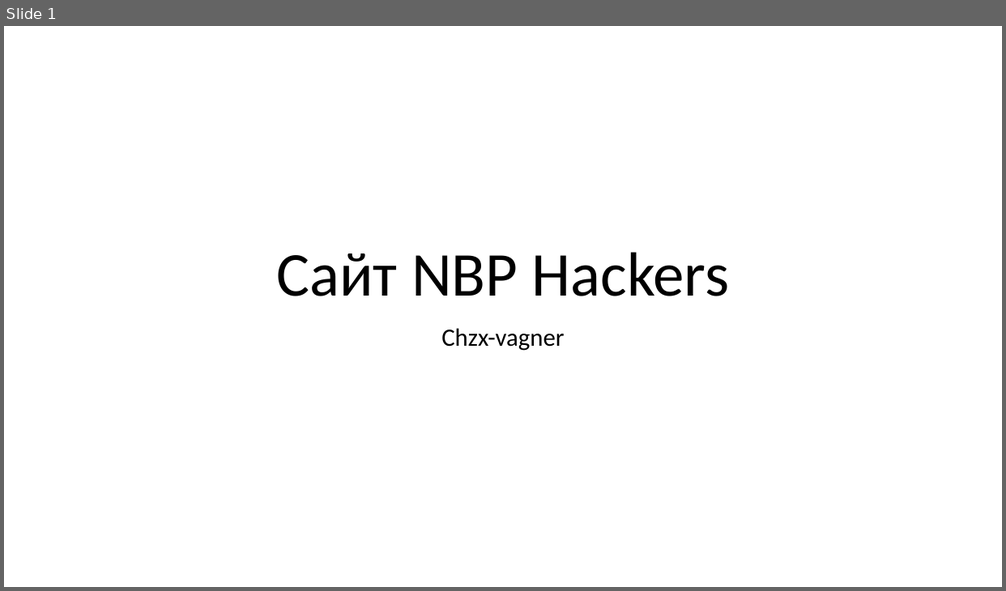
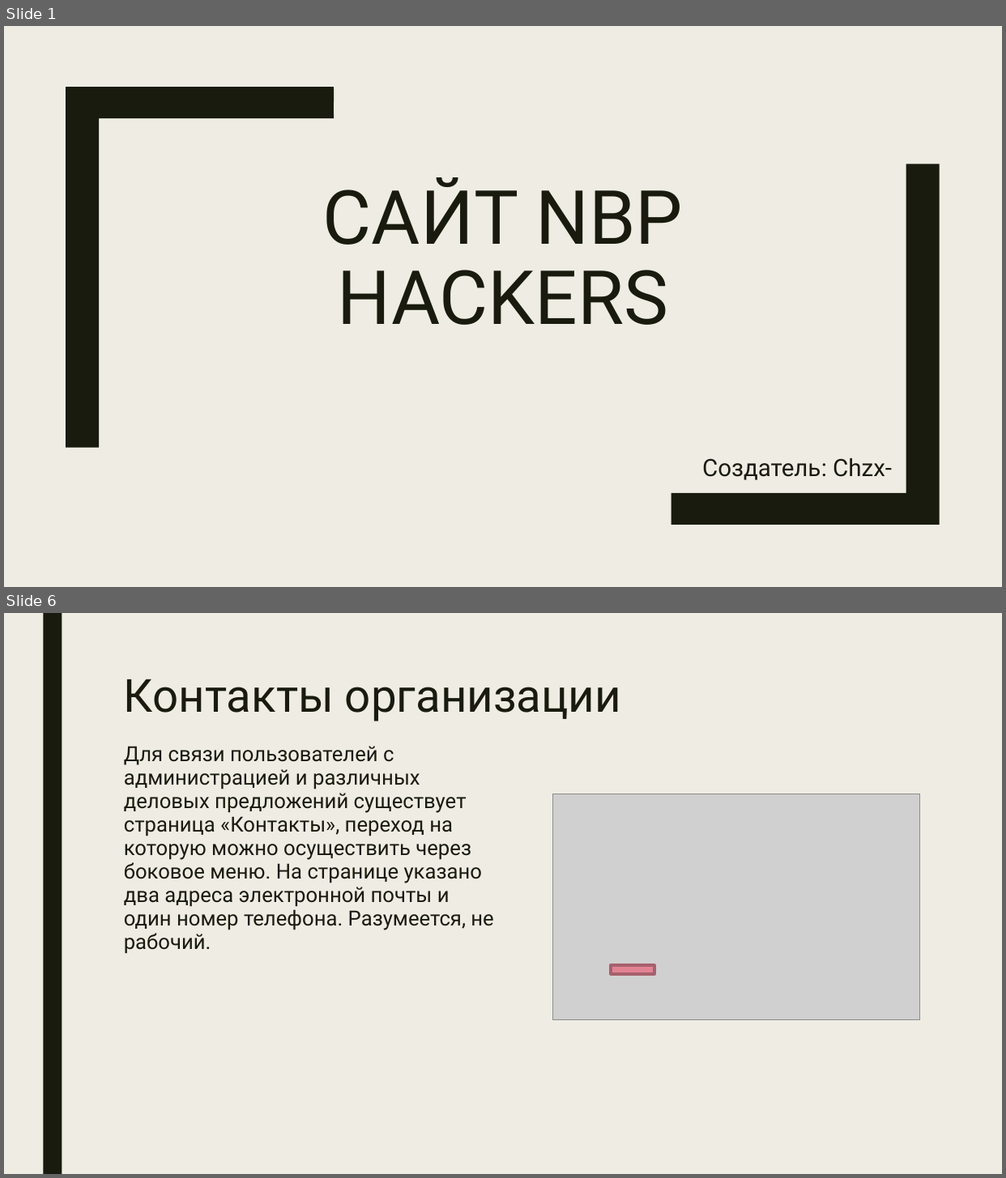
Before and after one commit to chzx-vagner/NBP_Website, a slide deck: NBP_Website.pptx. Shown one above the other, each under a label of ours: slide 1 before the commit, slides 1 and 6 after it; the slides between them are not shown. The pictures are 1006x591 and 1006x1178 pixels, drawn with LibreOffice and Linux fonts; fonts in the diff are those of the drawing; grey boxes stand for pictures. Boxes give left, top, right and bottom in pixels: in the first picture for what was removed or moved away, otherwise in the second. Text is boxed around its words. In the diff, an @@ line names an element or a change of style, - is before the commit and + after.

```diff
--- a/NBP_Website.pptx
+++ b/NBP_Website.pptx
@@ slide 6 added at (x1=4, y1=613, x2=1002, y2=1174), background #EFEDE3 @@
@@ rectangle added at (x1=43, y1=613, x2=62, y2=1174), fill #191B0E @@
@@ title added at (x1=124, y1=679, x2=621, y2=722), 44 pt, text #191B0E @@
+Контакты организации
@@ text added at (x1=124, y1=746, x2=493, y2=954), 20 pt, text #191B0E @@
+Для связи пользователей с администрацией и различных деловых предложений существует страница «Контакты», переход на которую можно осуществить через боковое меню. На странице указано два адреса электронной почты и один номер телефона. Разумеется, не рабочий.
@@ picture added at (x1=552, y1=794, x2=919, y2=1020) @@
@@ rectangle added at (x1=612, y1=965, x2=654, y2=974), fill #E28394, outline #A7616D 2.75 pt @@
@@ slide 1 changed as well @@
@@ background #FFFFFF to #EFEDE3 @@
@@ freeform shape added at (x1=66, y1=87, x2=334, y2=447), fill #191B0E @@
@@ freeform shape added at (x1=671, y1=164, x2=940, y2=525), fill #191B0E @@
@@ title at (x1=323, y1=177, x2=683, y2=325): text changed; size 60 to 72 pt; font Calibri to Roboto; text colour #000000 to #191B0E @@
-Сайт NBP Hackers
+САЙТ NBP HACKERS
@@ subtitle at (x1=702, y1=459, x2=892, y2=493): text changed; size 24 to 23 pt; font Calibri to Roboto; text colour #000000 to #191B0E @@
-Chzx-vagner
+Создатель: Chzx-vagner
```
Also in this commit, not shown: 1 other slide changed, 8 other slides added, 2 slides removed, 18 other files.
